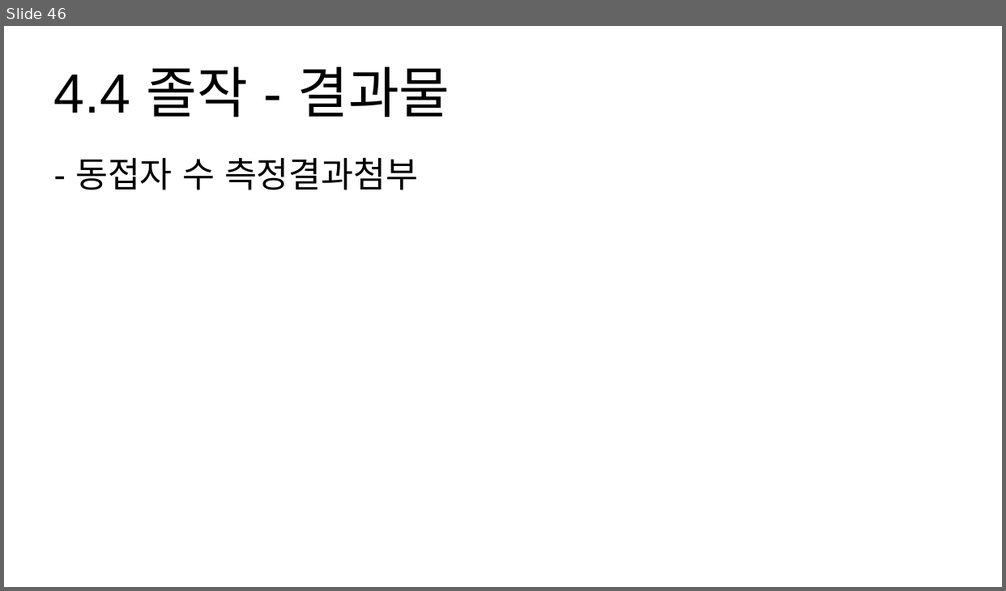
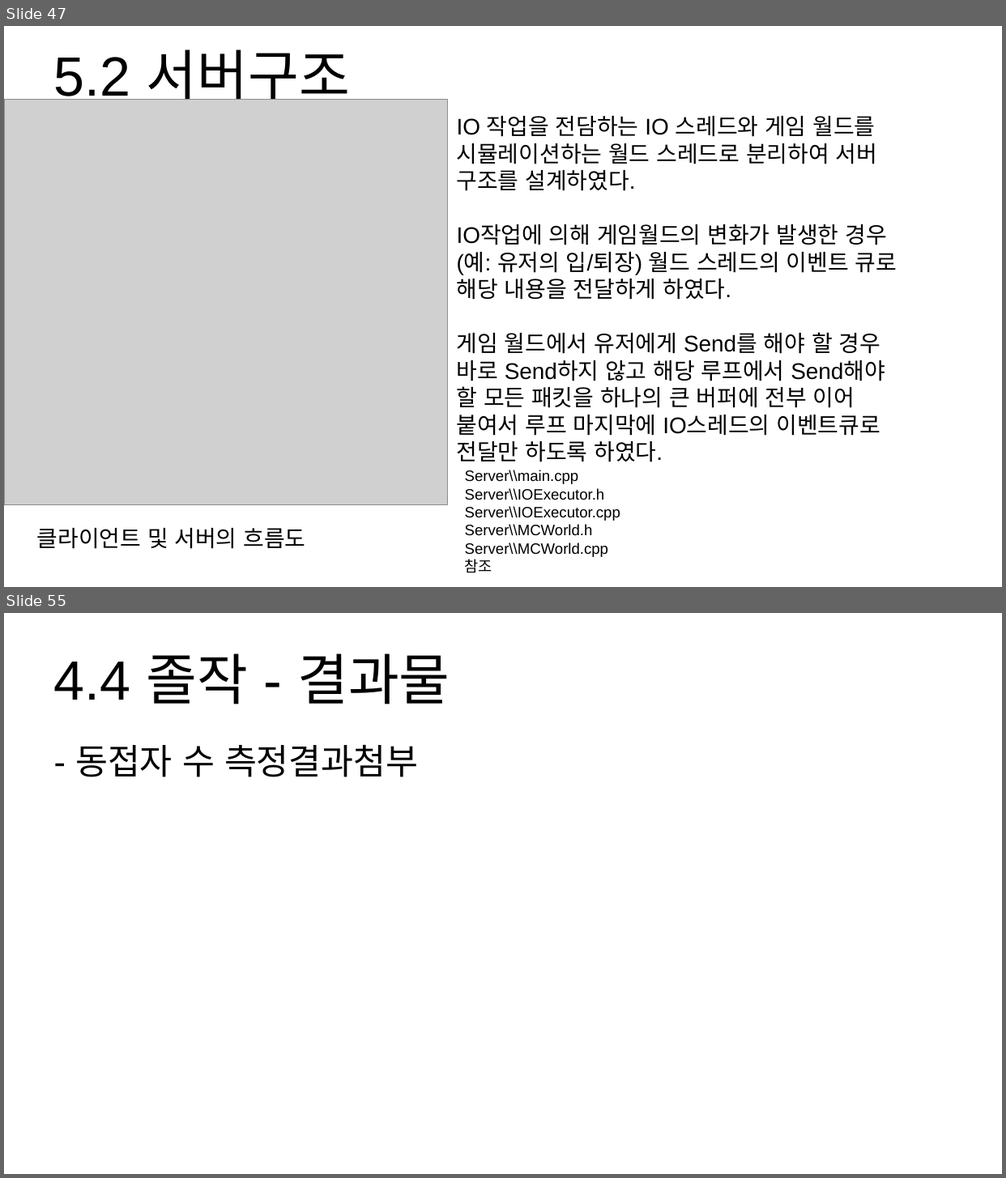
Before and after one commit to hypernagox/FYP_Evergreen, a slide deck: 포트폴리오/서버_최재혁/포트폴리오.pptx. Shown one above the other, each under a label of ours: slide 46 before the commit, slides 47 and 55 after it; the slides between them are not shown. The pictures are 1006x591 and 1006x1178 pixels, drawn with LibreOffice and Linux fonts; fonts in the diff are those of the drawing; grey boxes stand for pictures. Boxes give left, top, right and bottom in pixels: in the first picture for what was removed or moved away, otherwise in the second. Text is boxed around its words. In the diff, an @@ line names an element or a change of style, - is before the commit and + after.

```diff
--- a/포트폴리오/서버_최재혁/포트폴리오.pptx
+++ b/포트폴리오/서버_최재혁/포트폴리오.pptx
@@ slide 47 added at bbox=[4, 26, 1002, 587], background #FFFFFF @@
@@ title added at bbox=[54, 49, 350, 109], 44 pt, text #000000 @@
+5.2 서버구조
@@ picture added at bbox=[4, 100, 448, 506] @@
@@ text added at bbox=[457, 116, 897, 463], 18 pt, text #000000 @@
+IO 작업을 전담하는 IO 스레드와 게임 월드를 시뮬레이션하는 월드 스레드로 분리하여 서버 구조를 설계하였다.
+IO작업에 의해 게임월드의 변화가 발생한 경우 (예: 유저의 입/퇴장) 월드 스레드의 이벤트 큐로 해당 내용을 전달하게 하였다.
+게임 월드에서 유저에게 Send를 해야 할 경우 바로 Send하지 않고 해당 루프에서 Send해야 할 모든 패킷을 하나의 큰 버퍼에 전부 이어 붙여서 루프 마지막에 IO스레드의 이벤트큐로 전달만 하도록 하였다.
@@ text added at bbox=[465, 470, 620, 574], 12 pt, text #000000 @@
+Server\\main.cpp
+Server\\IOExecutor.h
+Server\\IOExecutor.cpp
+Server\\MCWorld.h
+Server\\MCWorld.cpp
+참조
@@ text added at bbox=[37, 528, 306, 549], 18 pt, text #000000 @@
+클라이언트 및 서버의 흐름도
@@ what was slide 46 is now slide 55 @@
```
Also in this commit, not shown: 2 slides changed, 8 other slides added.
